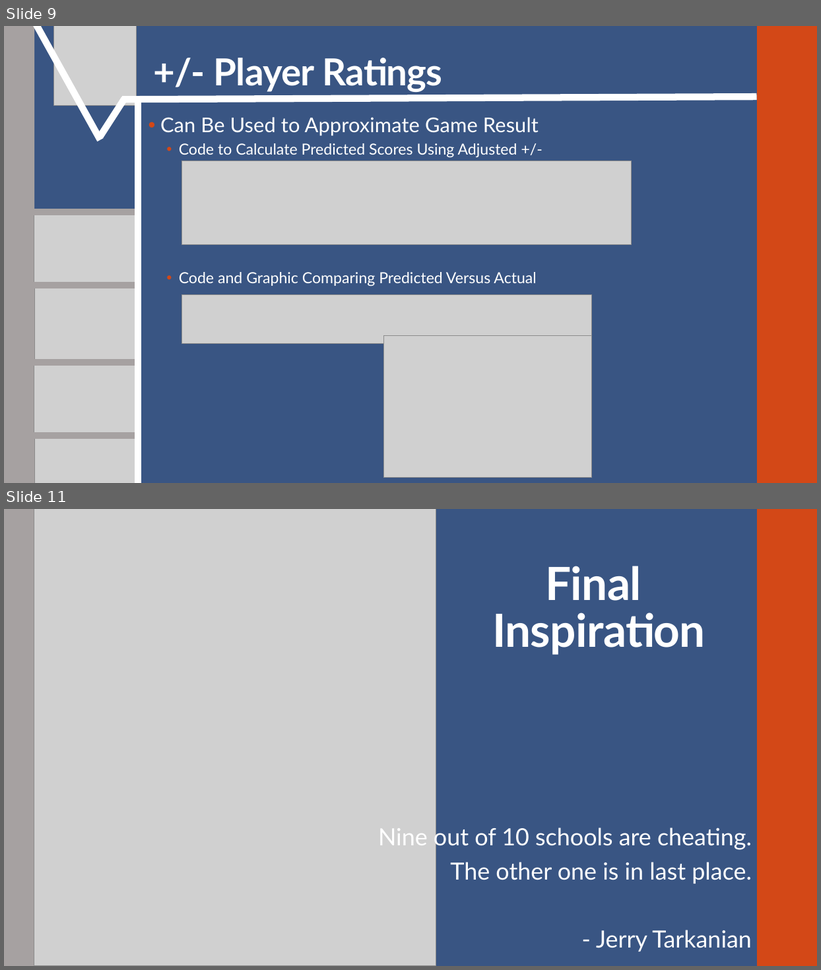
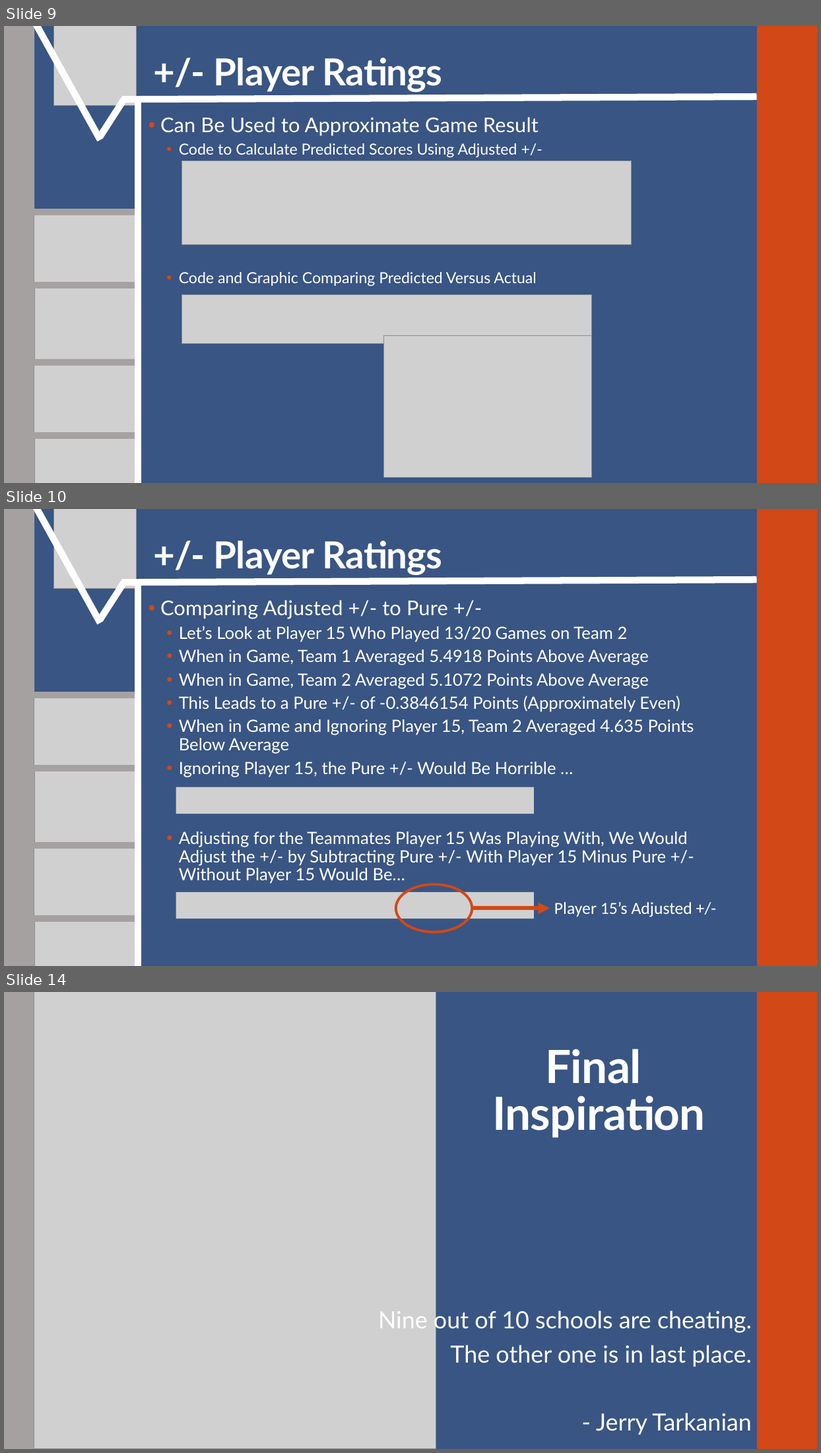
Before and after one commit to SuperMarioGiacomazzo/STOR390_WEBSITE, a slide deck: Slides/Basketball 2/Basketball_2_Lecture.pptx. Shown one above the other, each under a label of ours: slides 9 and 11 before the commit, slides 9, 10 and 14 after it; the slides between them are not shown. The pictures are 821x970 and 821x1453 pixels, drawn with LibreOffice and Linux fonts; fonts in the diff are those of the drawing; grey boxes stand for pictures. Boxes give left, top, right and bottom in pixels: in the first picture for what was removed or moved away, otherwise in the second. Text is boxed around its words. In the diff, an @@ line names an element or a change of style, - is before the commit and + after.

Commit message:
Lecture 2 Commit

```diff
--- a/Slides/Basketball 2/Basketball_2_Lecture.pptx
+++ b/Slides/Basketball 2/Basketball_2_Lecture.pptx
@@ slide 10 added at box(4, 509, 817, 966), background #395583; not listed: 2 template elements that a slide beside it also shows @@
@@ line added from (33, 509) to (100, 623), #FFFFFF 8 pt @@
@@ picture added at box(54, 509, 136, 588) @@
@@ title added at box(213, 541, 442, 575), 44 pt, text #FFFFFF, bold @@
++/- Player Ratings
@@ line added from (100, 619) to (125, 582), #FFFFFF 8 pt @@
@@ line added from (122, 582) to (757, 580), #FFFFFF 8 pt @@
@@ line added from (138, 966) to (138, 582), #FFFFFF 8 pt @@
@@ text added at box(160, 600, 694, 884), 20 pt, text #FFFFFF @@
+• Comparing Adjusted +/- to Pure +/-
+  • Let’s Look at Player 15 Who Played 13/20 Games on Team 2
+  • When in Game, Team 1 Averaged 5.4918 Points Above Average
+  • When in Game, Team 2 Averaged 5.1072 Points Above Average
+  • This Leads to a Pure +/- of -0.3846154 Points (Approximately Even)
+  • When in Game and Ignoring Player 15, Team 2 Averaged 4.635 Points Below Average
+  • Ignoring Player 15, the Pure +/- Would Be Horrible …
+  • Adjusting for the Teammates Player 15 Was Playing With, We Would Adjust the +/- by Subtracting Pure +/- With Player 15 Minus Pure +/- Without Player 15 Would Be…
@@ line added from (29, 695) to (135, 695), #A6A1A1 8 pt @@
@@ picture added at box(34, 697, 141, 771) @@
@@ line added from (28, 768) to (135, 768), #A6A1A1 8 pt @@
@@ picture added at box(34, 771, 141, 846) @@
@@ picture added at box(176, 787, 534, 814) @@
@@ line added from (29, 846) to (135, 846), #A6A6A6 8 pt @@
@@ line added from (29, 846) to (135, 846), #A6A1A1 8 pt @@
@@ picture added at box(34, 848, 141, 922) @@
@@ ellipse added at box(396, 885, 473, 932), outline #D34817 3 pt @@
@@ picture added at box(176, 892, 534, 920) @@
@@ text added at box(554, 902, 692, 918), 20 pt, text #FFFFFF @@
+Player 15’s Adjusted +/-
@@ line added from (28, 919) to (135, 919), #A6A1A1 8 pt @@
@@ picture added at box(34, 922, 141, 966) @@
@@ arrow added from (473, 908) to (550, 908), #D34817 4.5 pt @@
@@ what was slide 11 is now slide 14 @@
```
Also in this commit, not shown: 1 slide changed, 3 other slides added, 1 slide removed, 2 other files.
